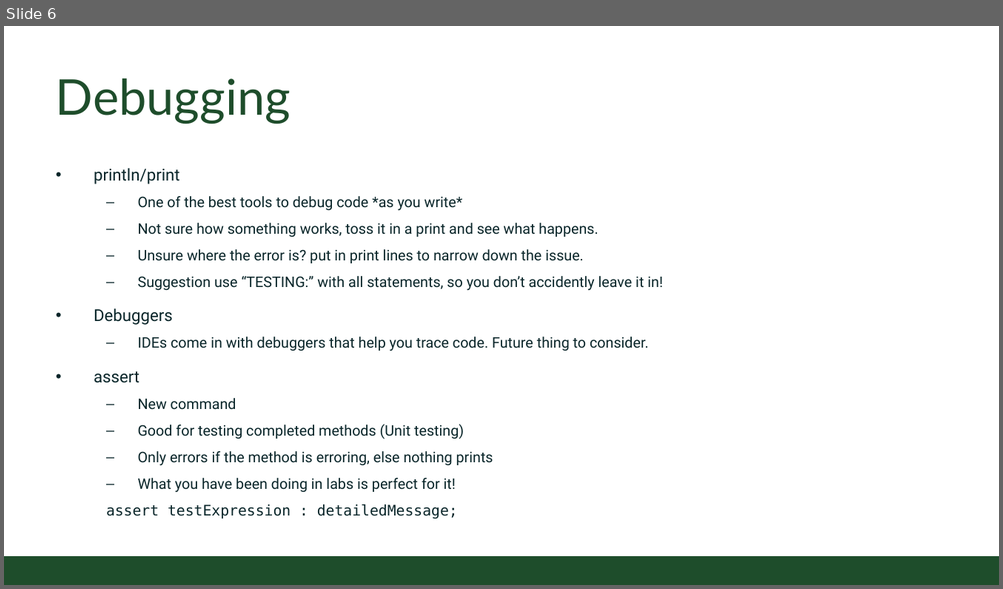
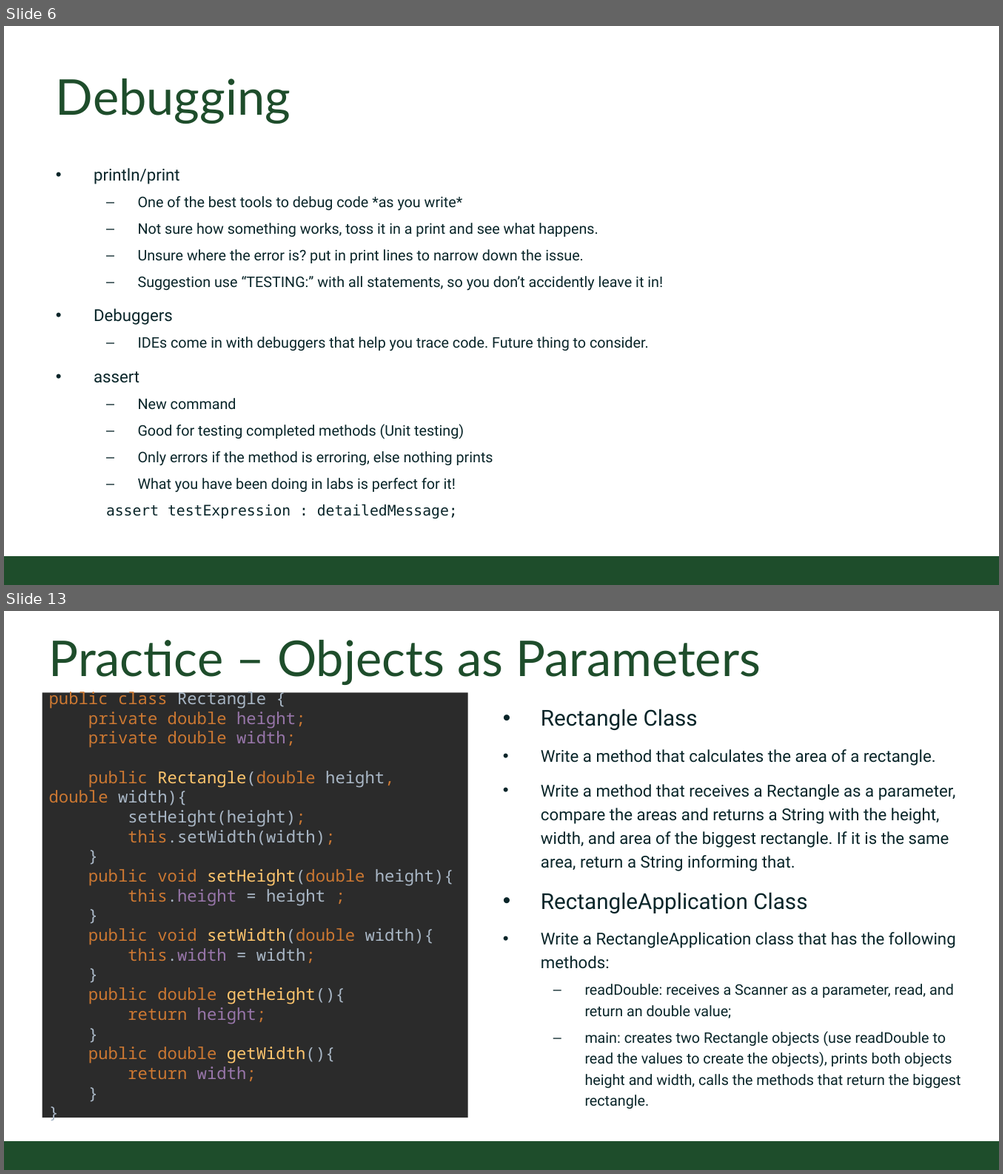
Before and after one commit to CSU-CompSci-CS163-4/Handouts, a slide deck: slides/On-Campus/06_03_MoreMethods.pptx. Shown one above the other, each under a label of ours: slide 6 before the commit, slides 6 and 13 after it; the slides between them are not shown. The pictures are 1003x589 and 1003x1174 pixels, drawn with LibreOffice and Linux fonts; fonts in the diff are those of the drawing; background and template pictures are left out. Boxes give left, top, right and bottom in pixels: in the first picture for what was removed or moved away, otherwise in the second. Text is boxed around its words. In the diff, an @@ line names an element or a change of style, - is before the commit and + after.

Commit message:
added pass by value examples

```diff
--- a/slides/On-Campus/06_03_MoreMethods.pptx
+++ b/slides/On-Campus/06_03_MoreMethods.pptx
@@ slide 13 added at [4, 611, 999, 1170], background #FFFFFF; not listed: 1 template element that a slide beside it also shows @@
@@ title added at [49, 640, 760, 685], 54 pt, text #1E4D2B @@
+Practice – Objects as Parameters
@@ rectangle added at [42, 692, 468, 1118], fill #2B2B2B, 18 pt, text #CC7832 @@
+public class Rectangle {
+private double height;
+private double width;
+public Rectangle(double height, double width){
+setHeight(height);
+this.setWidth(width);
+}
+public void setHeight(double height){
+this.height = height ;
+}
+public void setWidth(double width){
+this.width = width;
+}
+public double getHeight(){
+return height;
+}
+public double getWidth(){
+return width;
+}
+}
@@ text added at [540, 709, 960, 1109], 18 pt, text #092529 @@
+• Rectangle Class
+• Write a method that calculates the area of a rectangle.
+• Write a method that receives a Rectangle as a parameter, compare the areas and returns a String with the height, width, and area of the biggest rectangle. If it is the same area, return a String informing that.
+• RectangleApplication Class
+• Write a RectangleApplication class that has the following methods:
+  – readDouble: receives a Scanner as a parameter, read, and return an double value;
+  – main: creates two Rectangle objects (use readDouble to read the values to create the objects), prints both objects height and width, calls the methods that return the biggest rectangle.
```
Also in this commit, not shown: 2 slides changed, 5 other slides added, 2 other files.
